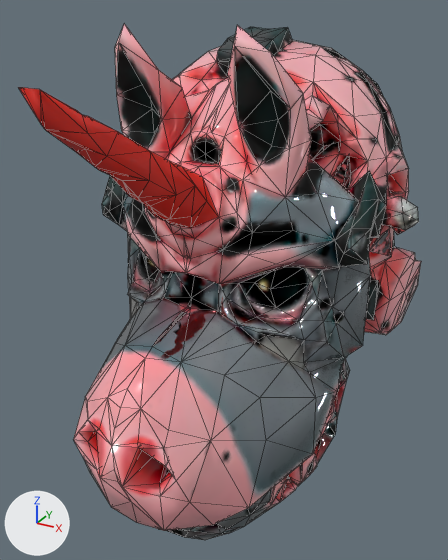
The glTF model Unibrowserloadicorn.glb: old version first, new version second.
One viewpoint serves both versions: a 50 mm camera at (1.04, -1.93, 0.99) aimed at (-0.02, -0.01, 0.03). The axes (+X, +Y, +Z) are drawn at lower left. The lights are the same throughout. Mesh edges are drawn as thin lines. Where no turn or scale is listed for an object, it has been applied to the vertices. Vertices at the same position are counted once.
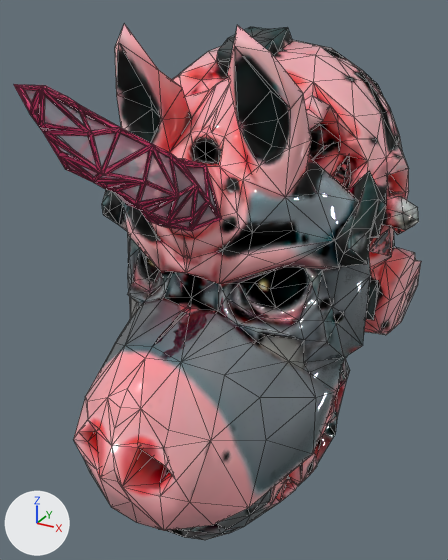
Changed parts and their boxes (x1, y1, x2, y2) in the pictures (448 x 560 px; the box of a moved part takes in the faces that stretch with it):
'Mesh1.001', recoloured, surface changed, reshaped: before (19, 24, 421, 540); after (25, 24, 421, 540)
'Mesh1.002', added: after (14, 84, 222, 231)
part 1 of me_mesh1_001, moved or reshaped: before (19, 88, 222, 220); after (25, 90, 222, 220)

The change in detail:
Material 'Material.002' (mat_material_002) changes colour from red #e51d00 to white #e4d8e5; in linear values from (0.783, 0.0125, 0.0) to (0.778, 0.687, 0.783).
In material 'Material.002' (mat_material_002), alpha goes from 0.838 to 0.338.
Material 'Material.003' (mat_material_003) is new.
Its base color is (0.8, 0.0473, 0.185) (pink #e73d77).
me_mesh1_001 has 1452 vertices, 2936 faces and spans x -0.64..0.64, y -0.93..0.92, z -0.94..0.94.
me_mesh1_001 is used by ob_mesh1_001; location (0.0, 0.0, 0.0).
me_mesh1_001 part 1: 30 of 1452 vertices moved; they spanned x -0.07..0.07, y -0.89..-0.26, z 0.43..0.75 and now span x -0.07..0.07, y -0.89..-0.25, z 0.42..0.76; mean shift (0.0, -0.01, 0.0); largest move (0.0, -0.75, 0.67) -> (0.0, -0.84, 0.68).
Mesh me_mesh1_002 is new.
It has 490 vertices, 1440 faces and spans x -0.132..0.132, y -0.411..0.279, z -0.215..0.285.
It uses material mat_material_003 (pink #e73d77).
Object 'Mesh1.002' (ob_mesh1_002) is new; it shows me_mesh1_002.
Its location is (0.0, -0.529, 0.552).
